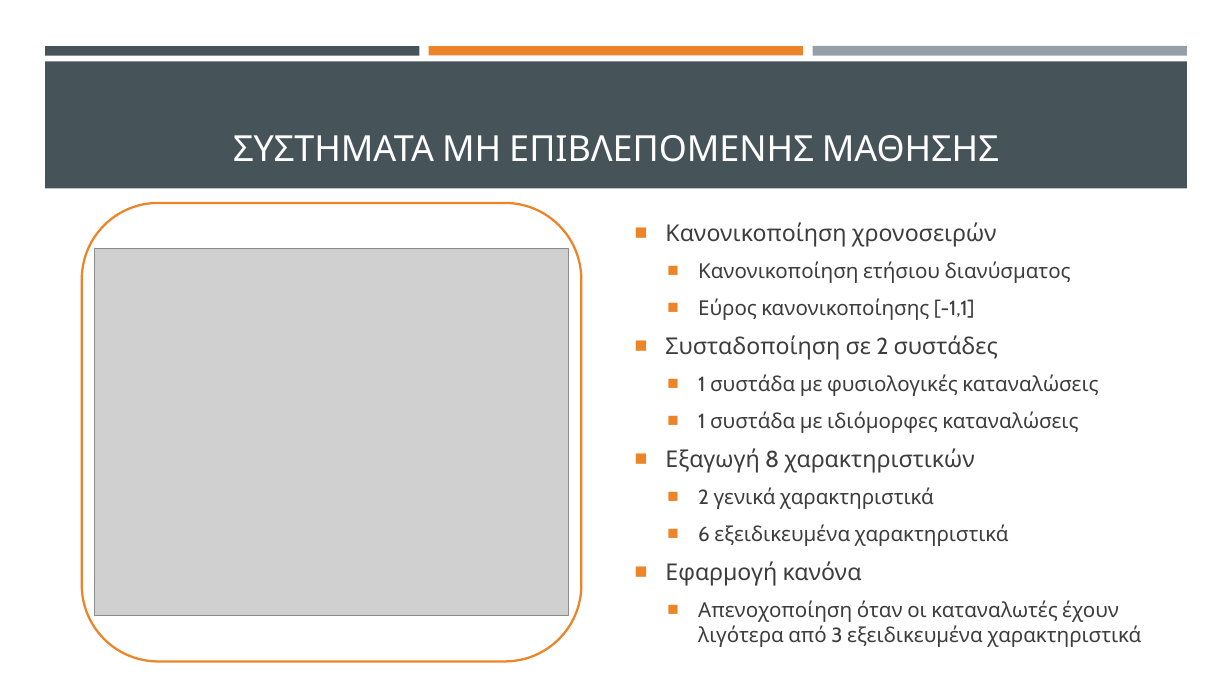
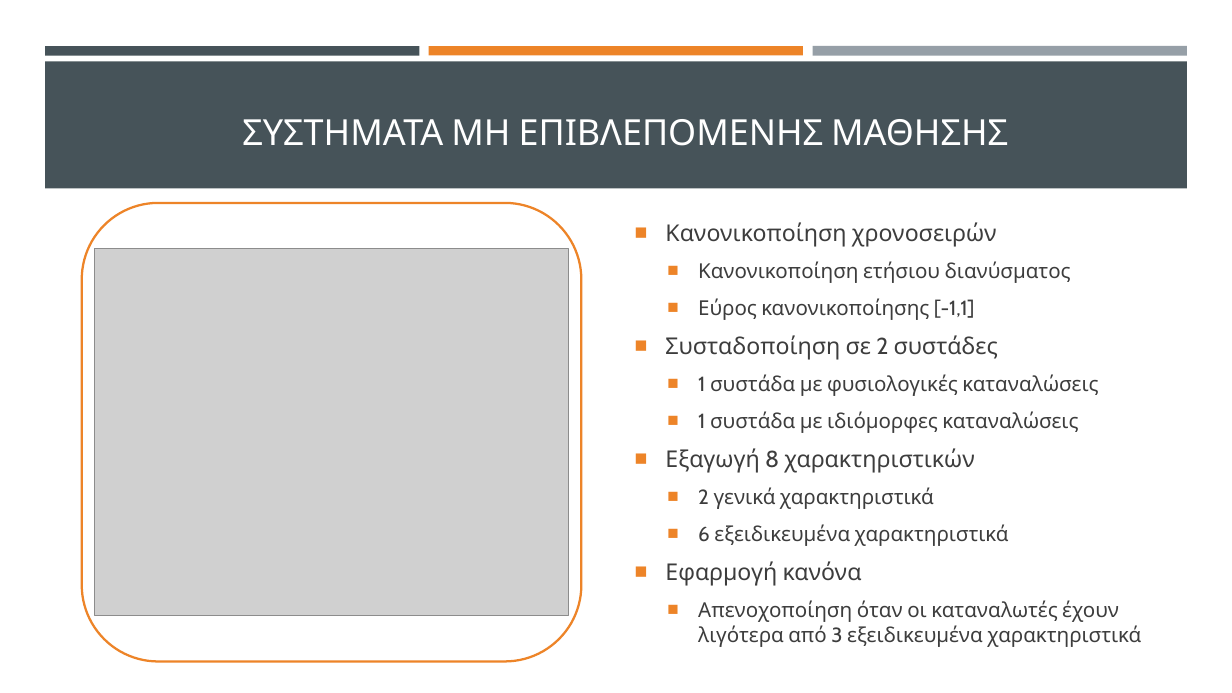
Before and after one commit to thanmitsel/Theft-detection, a slide deck: slide 11 of LateX/Presentation/Ανιχνευση μη τεχνικων απωλειων με συστηματα μηχανικης μαθησης.pptx. Drawn at 1232x693 pixels with LibreOffice and Linux fonts; fonts in the diff are those of the drawing; grey boxes stand for pictures. Boxes give left, top, right and bottom in pixels: in the first picture for what was removed or moved away, otherwise in the second. Text is boxed around its words. In the diff, an @@ line names an element or a change of style, - is before the commit and + after.

```diff
--- a/LateX/Presentation/Ανιχνευση μη τεχνικων απωλειων με συστηματα μηχανικης μαθησης.pptx
+++ b/LateX/Presentation/Ανιχνευση μη τεχνικων απωλειων με συστηματα μηχανικης μαθησης.pptx
@@ title "ΣΥΣΤΗΜΑΤΑ ΜΗ ΕΠΙΒΛΕΠΟΜΕΝΗΣ ΜΑΘΗΣΗΣ": place and size @@
-title "ΣΥΣΤΗΜΑΤΑ ΜΗ ΕΠΙΒΛΕΠΟΜΕΝΗΣ ΜΑΘΗΣΗΣ" at bbox=[233, 135, 999, 162]
+title "ΣΥΣΤΗΜΑΤΑ ΜΗ ΕΠΙΒΛΕΠΟΜΕΝΗΣ ΜΑΘΗΣΗΣ" at bbox=[242, 119, 1008, 146]
```
Also in this commit, not shown: 10 other slides changed, 3 other files.
